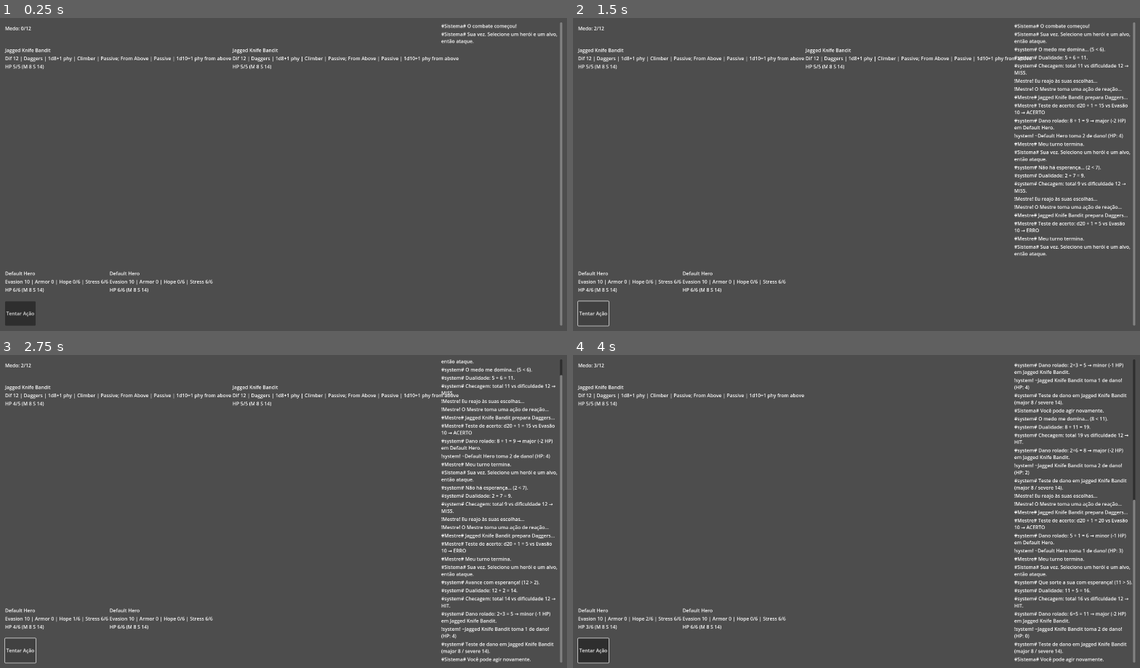
Above: before the commit, frames 1-4 (two rows, left to right).
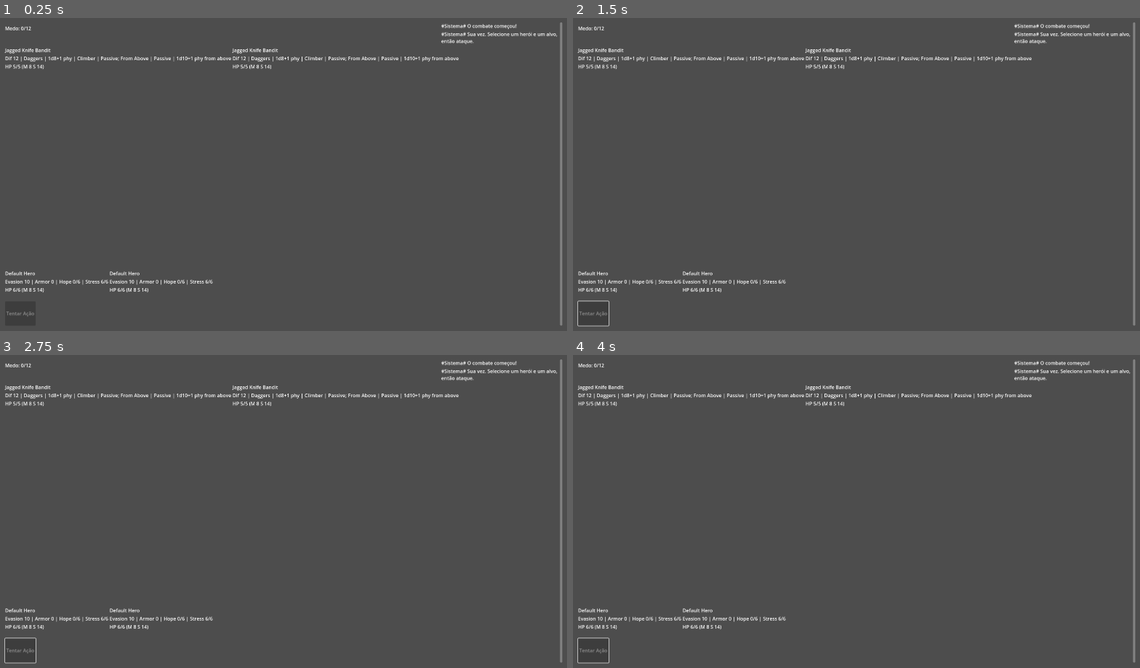
Above: after the commit, the same moments.

Repository: lucsantunes/daggerheart
Game: Godot game, scene res://scenes/CombatScene.tscn
Same seed, same stepped clock (60 frames per second), same inputs: the game is played once before the commit and once after it. The project has no main scene, so this scene is started directly.
Inputs (mouse positions are in pixels of both pictures, inside the frame that each line leads up to):
- Up to frame 1 (0.25 s): no input
- Up to frame 2 (1.5 s): click (595, 312) at 0.5 s, where only the run before the commit has a clickable "Tentar Ação"; click (595, 312) at 1.25 s, where only the run before the commit has a clickable "Tentar Ação"
- Up to frame 3 (2.75 s): click (22, 649) at 2 s, where only the run before the commit has a clickable "Tentar Ação"
- Up to frame 4 (4 s): tap Enter at 2.75 s; move the mouse to (981, 492) at 2.77 s; tap L at 2.85, 3.6 s; click (981, 492) at 2.92 s; tap Space at 3.5 s; move the mouse to (737, 524) at 3.52 s; click (737, 524) at 3.67 s

The runs differ from the first frame. In frame 1, less than 0.1% of the frame differs, in the area x 1-7%, y 93-96%; in frame 2, 2.8%; in frame 3, 4.1%; in frame 4, 4.8%, in the area x 1-100%, y 1-99%.

Commit message:
Enhance combat scene by implementing target and actor clearing upon defeat. Disable action buttons when no actor is selected, and remove automatic selection of initial targets. Improve logging for player turn status and ensure UI updates reflect current selections accurately.

Diff:
--- a/scripts/combat_scene.gd
+++ b/scripts/combat_scene.gd
@@ -32,12 +32,29 @@
 			if enemy and enemy.has_method("apply_hp_loss"):
 				current_target = enemy
 				print("[CombatScene] Target selected:", enemy.data.name)
+				# Clear target if it gets defeated or freed
+				if enemy.has_signal("defeated"):
+					enemy.defeated.connect(func():
+						if current_target == enemy:
+							current_target = null
+							print("[CombatScene] Cleared target (defeated).")
+					)
 		)
 	if player_status_panel and player_status_panel.has_signal("player_selected"):
 		player_status_panel.player_selected.connect(func(pc: Node):
 			if pc and pc.has_method("apply_hp_loss"):
 				current_actor = pc
 				print("[CombatScene] Actor selected:", pc.data.name)
+				# Enable actions when a player (actor) is selected
+				action_panel.set_buttons_enabled(true)
+				# Clear actor and disable if it gets defeated or freed
+				if pc.has_signal("defeated"):
+					pc.defeated.connect(func():
+						if current_actor == pc:
+							current_actor = null
+							action_panel.set_buttons_enabled(false)
+							print("[CombatScene] Cleared actor (defeated).")
+					)
 		)
 
 	# Opening message
@@ -46,19 +63,16 @@
 	# Ensure we start AFTER connections are made
 	turn_manager.start_player_turn()
 
-	# Remove old single spawn and let parties spawn multiples in their own _ready
-	# Set default selections if available
-	if enemy_party.get_child_count() > 0:
-		current_target = enemy_party.get_child(0)
-		print("[CombatScene] Current target set to:", current_target)
-	if player_party.get_child_count() > 0:
-		current_actor = player_party.get_child(0)
-		print("[CombatScene] Current actor set to:", current_actor)
+	# No seleção inicial automática; o jogador deve clicar para escolher ator/alvo
+	current_target = null
+	current_actor = null
 
 func _on_player_turn_started() -> void:
-	action_panel.set_buttons_enabled(true)
+	# Habilita o botão somente se houver ator selecionado
+	var enable_actions := (current_actor != null and is_instance_valid(current_actor))
+	action_panel.set_buttons_enabled(enable_actions)
 	chat_log.add_entry("Sistema", "Sua vez. Selecione um herói e um alvo, então ataque.", "narration")
-	print("[CombatScene] Player turn started. UI enabled.")
+	print("[CombatScene] Player turn started. UI set enabled=%s." % [str(enable_actions)])
 
 
 func _on_master_turn_started() -> void:
@@ -73,6 +87,8 @@
 		# Validate selections
 		if current_actor == null or not is_instance_valid(current_actor):
 			chat_log.add_entry("Sistema", "Selecione um herói para agir.", "narration")
+			# Segurança extra: manter botão desabilitado até selecionar um ator
+			action_panel.set_buttons_enabled(false)
 			return
 		if current_target == null or not is_instance_valid(current_target):
 			chat_log.add_entry("Sistema", "Selecione um alvo para atacar.", "narration")
